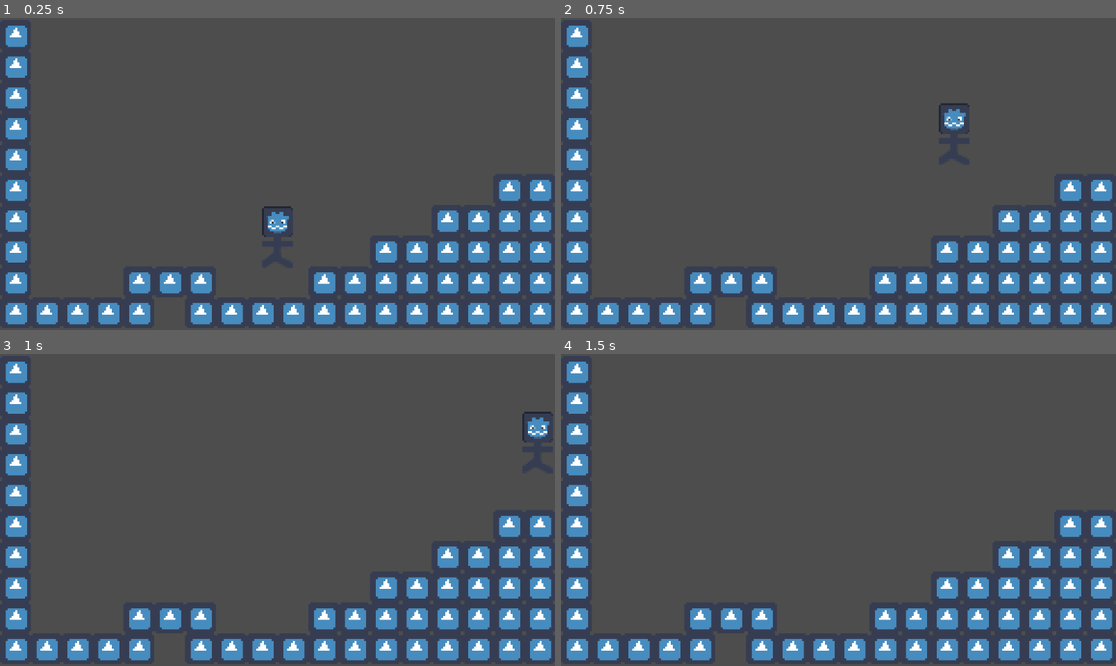
Above: before the commit, frames 1-4 (two rows, left to right).
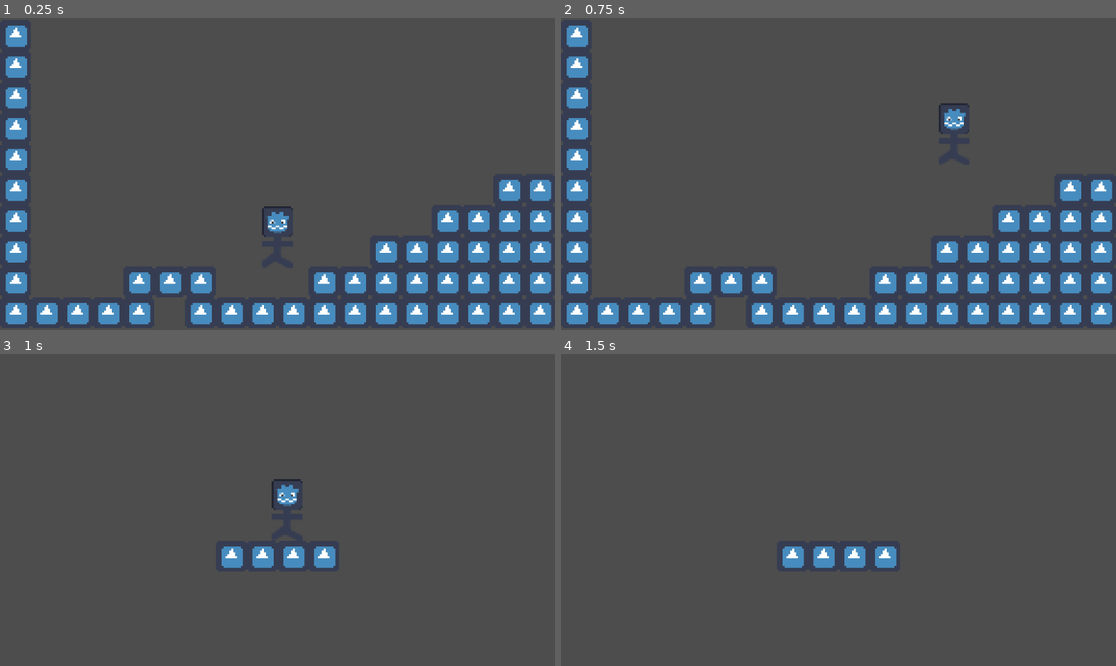
Above: after the commit, the same moments.

Repository: DISN-kolo/jesters_quest_GGJ24
Game: Godot game, scene res://Levels/Level0.tscn
Two runs of this game, one before a commit and one after it. Both use one fixed random seed, a clock stepped at 60 frames per second and the inputs below. The engine's default icon, where the game draws it, is replaced by a stand-in: a white triangle on a blue panel in a dark square.
Inputs:
- Up to frame 1 (0.25 s): no input
- Up to frame 2 (0.75 s): tap Enter (ui_accept) at 0.5 s; hold Right (ui_right) from 0.53 s (still down)
- Up to frame 3 (1 s): keep holding Right (ui_right); tap Enter (ui_accept) at 0.77 s
- Up to frame 4 (1.5 s): keep holding Right (ui_right)

Frames 1-2 are identical in both runs. In frame 3, 14% of the frame differs, in the area x 1-100%, y 2-99%; in frame 4, 14%.

Commit message:
next level scene

Diff:
--- a/Levels/Level0.tscn
+++ b/Levels/Level0.tscn
@@ -1,7 +1,8 @@
-[gd_scene load_steps=5 format=3 uid="uid://cmpkquubl8n7u"]
+[gd_scene load_steps=6 format=3 uid="uid://cmpkquubl8n7u"]
 
-[ext_resource type="Texture2D" uid="uid://cm6tixmoekkpl" path="res://icon2.png" id="1_2m3by"]
+[ext_resource type="Texture2D" uid="uid://ccsxbk8k4mk3m" path="res://icon2.png" id="1_2m3by"]
 [ext_resource type="PackedScene" uid="uid://tnn3emhw52bi" path="res://Characters/player.tscn" id="1_ygm86"]
+[ext_resource type="PackedScene" uid="uid://4467vumwayfr" path="res://Levels/next_level.tscn" id="3_ns637"]
 
 [sub_resource type="TileSetAtlasSource" id="TileSetAtlasSource_0bp8o"]
 texture = ExtResource("1_2m3by")
@@ -25,3 +26,6 @@
 layer_0/tile_data = PackedInt32Array(327671, 0, 0, 327672, 0, 0, 327673, 0, 0, 327674, 0, 0, 327675, 0, 0, 327677, 0, 0 …(587 unchanged characters)…
 
 [node name="Camera2D" type="Camera2D" parent="."]
+
+[node name="NextLevel" parent="." instance=ExtResource("3_ns637")]
+position = Vector2(129, -12)
--- /dev/null
+++ b/Levels/Level1.tscn
@@ -0,0 +1,27 @@
+[gd_scene load_steps=5 format=3 uid="uid://bgylhm6qepfxe"]
+
+[ext_resource type="PackedScene" uid="uid://tnn3emhw52bi" path="res://Characters/player.tscn" id="1_kciqf"]
+[ext_resource type="Texture2D" uid="uid://ccsxbk8k4mk3m" path="res://icon2.png" id="2_x4si5"]
+
+[sub_resource type="TileSetAtlasSource" id="TileSetAtlasSource_0bp8o"]
+texture = ExtResource("2_x4si5")
+0:0/0 = 0
+0:0/0/physics_layer_0/linear_velocity = Vector2(0, 0)
+0:0/0/physics_layer_0/angular_velocity = 0.0
+0:0/0/physics_layer_0/polygon_0/points = PackedVector2Array(-8, -8, 8, -8, 8, 8, -8, 8)
+
+[sub_resource type="TileSet" id="TileSet_3xog6"]
+physics_layer_0/collision_layer = 1
+sources/0 = SubResource("TileSetAtlasSource_0bp8o")
+
+[node name="Level1" type="Node2D"]
+
+[node name="Player" parent="." instance=ExtResource("1_kciqf")]
+
+[node name="Tiles" type="TileMap" parent="."]
+tile_set = SubResource("TileSet_3xog6")
+format = 2
+layer_0/name = "ground"
+layer_0/tile_data = PackedInt32Array(131070, 0, 0, 131071, 0, 0, 65536, 0, 0, 65537, 0, 0)
+
+[node name="Camera2D" type="Camera2D" parent="."]
--- /dev/null
+++ b/Levels/next_level.gd
@@ -0,0 +1,10 @@
+extends Area2D
+
+const FILE_BEGIN = "res://Levels/Level"
+const FILE_EXT = ".tscn"
+
+func _on_body_entered(body):
+	if body.is_in_group("player"):
+		var next_level_number = get_tree().current_scene.scene_file_path.to_int() + 1
+		var next_level_path = FILE_BEGIN + str(next_level_number) + FILE_EXT
+		get_tree().change_scene_to_file(next_level_path)
--- /dev/null
+++ b/Levels/next_level.tscn
@@ -0,0 +1,13 @@
+[gd_scene load_steps=3 format=3 uid="uid://4467vumwayfr"]
+
+[ext_resource type="Script" path="res://Levels/next_level.gd" id="1_x0qm1"]
+
+[sub_resource type="CircleShape2D" id="CircleShape2D_pm5ag"]
+
+[node name="NextLevel" type="Area2D"]
+script = ExtResource("1_x0qm1")
+
+[node name="CollisionShape2D" type="CollisionShape2D" parent="."]
+shape = SubResource("CircleShape2D_pm5ag")
+
+[connection signal="body_entered" from="." to="." method="_on_body_entered"]
